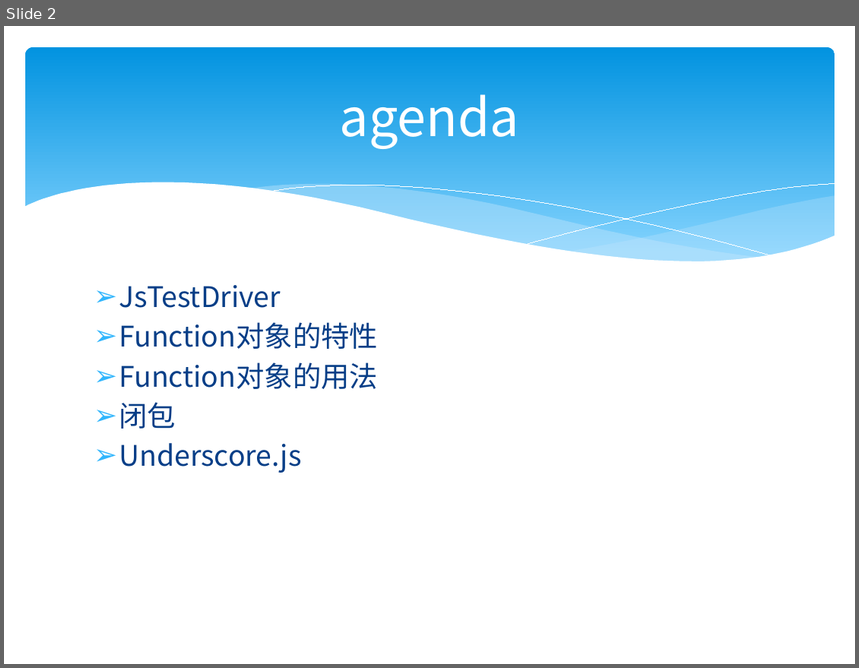
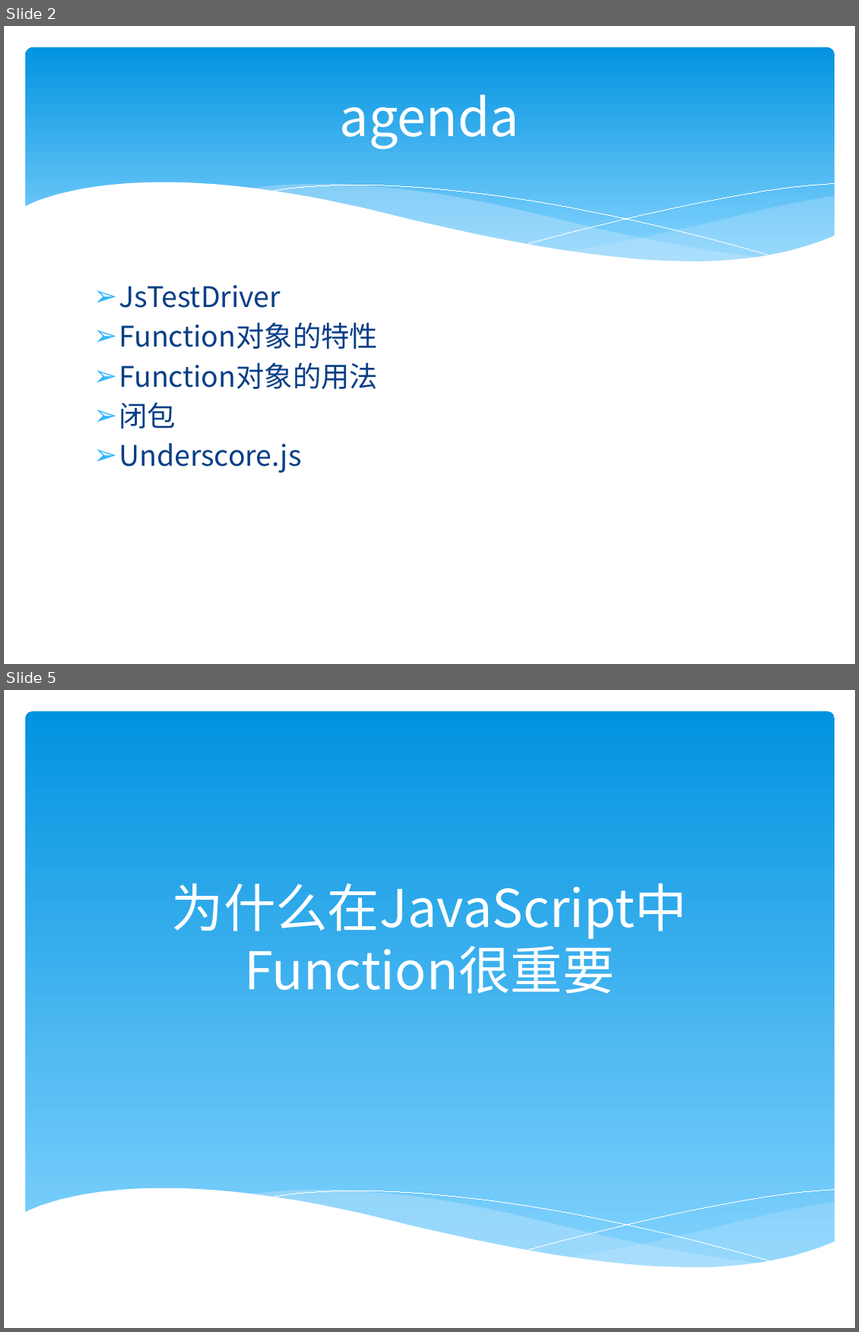
Before and after one commit to zjumty/jsfunc_training, a slide deck: JavaScriptFunctionObject.pptx. Shown one above the other, each under a label of ours: slide 2 before the commit, slides 2 and 5 after it; the slides between them are not shown. The pictures are 859x668 and 859x1332 pixels, drawn with LibreOffice and Linux fonts; fonts in the diff are those of the drawing. Boxes give left, top, right and bottom in pixels: in the first picture for what was removed or moved away, otherwise in the second. Text is boxed around its words. In the diff, an @@ line names an element or a change of style, - is before the commit and + after.

```diff
--- a/JavaScriptFunctionObject.pptx
+++ b/JavaScriptFunctionObject.pptx
@@ slide 5 added at (4, 690, 855, 1328), background #FFFFFF @@
@@ rounded rectangle added at (25, 711, 835, 1273), fill gradient #0293E0 to #83D3FE @@
@@ title added at (172, 883, 688, 994), 44 pt, text #FFFFFF @@
+为什么在JavaScript中
+Function很重要
@@ group added at (24, 1189, 835, 1313): 5 freeform shapes @@
```
Also in this commit, not shown: 1 slide changed, 7 other slides added, 3 other files.
